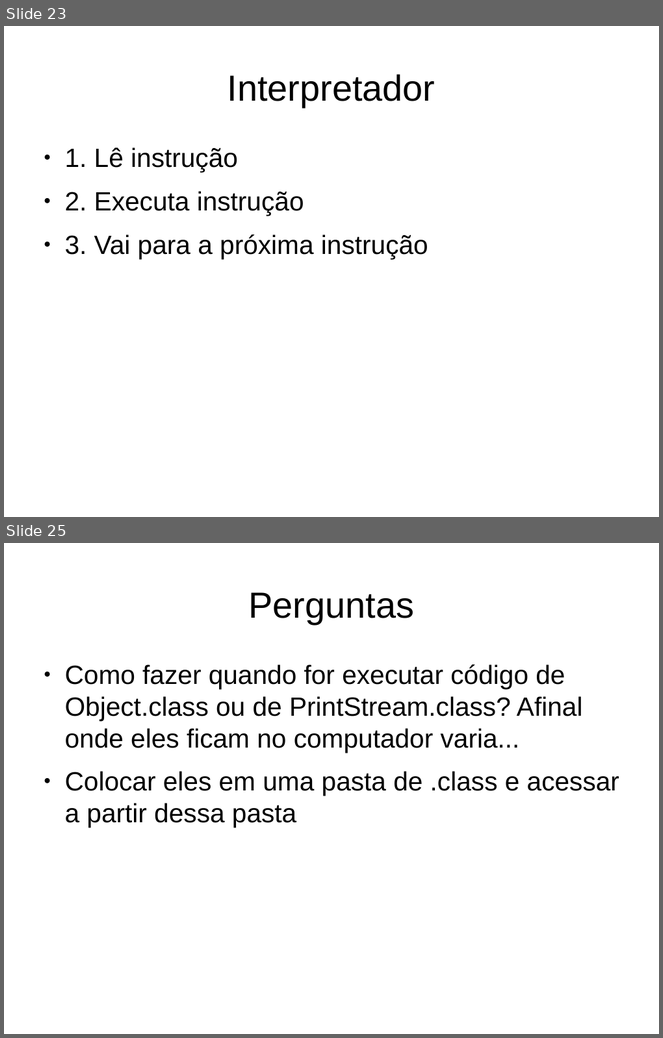
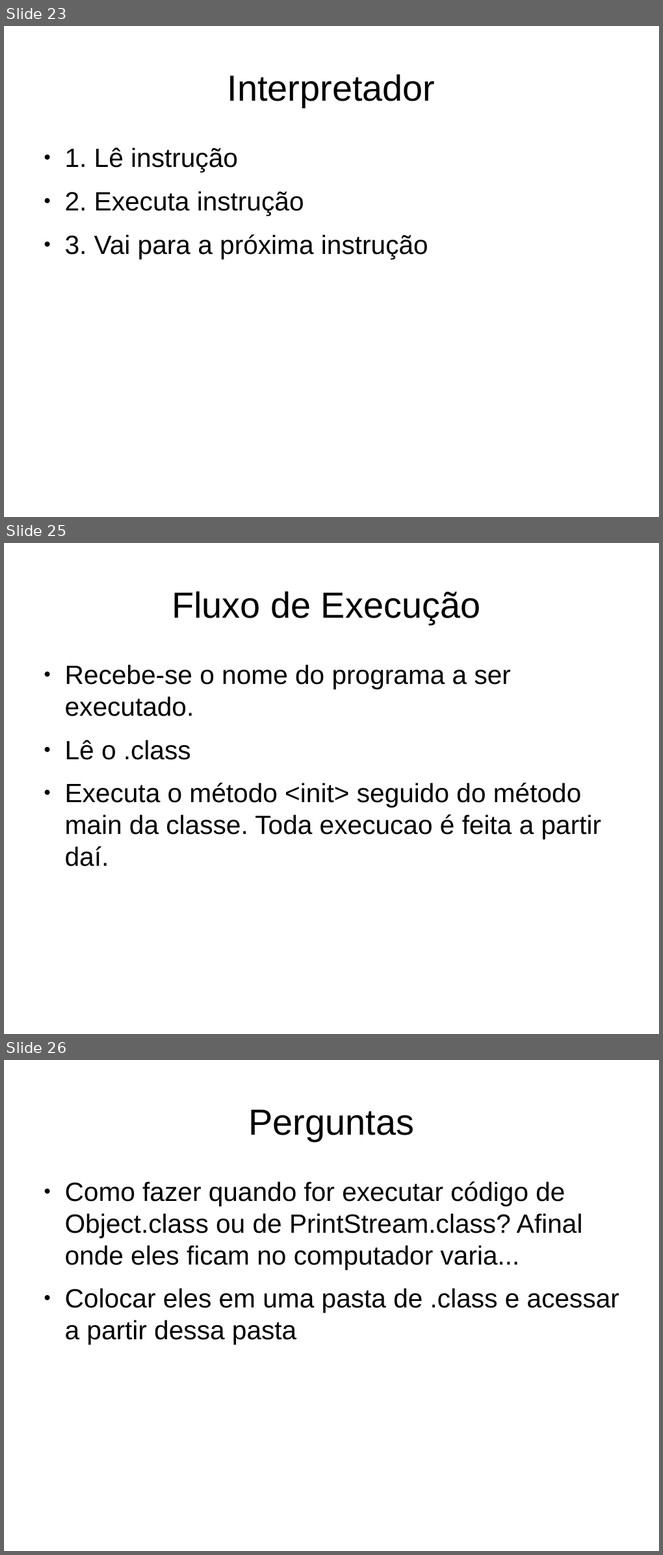
Before and after one commit to gabrielmm1234/jvm-sb, a slide deck: projetoLogico/apresentacao.odp. Shown one above the other, each under a label of ours: slides 23 and 25 before the commit, slides 23, 25 and 26 after it; the slides between them are not shown. The pictures are 663x1038 and 663x1555 pixels, drawn with LibreOffice and Linux fonts; fonts in the diff are those of the drawing. Boxes give left, top, right and bottom in pixels: in the first picture for what was removed or moved away, otherwise in the second. Text is boxed around its words. In the diff, an @@ line names an element or a change of style, - is before the commit and + after.

```diff
--- a/projetoLogico/apresentacao.odp
+++ b/projetoLogico/apresentacao.odp
@@ slide 25 added at [4, 543, 659, 1034], background #FFFFFF @@
@@ title added at [172, 591, 480, 624], 44 pt, text #000000 @@
+Fluxo de Execução
@@ text added at [65, 665, 602, 867], 32 pt, text #000000 @@
+● Recebe-se o nome do programa a ser executado.
+● Lê o .class
+● Executa o método <init> seguido do método main da classe. Toda execucao é feita a partir daí.
@@ what was slide 25 is now slide 26 @@
```
Also in this commit, not shown: 5 slides changed, 1 other slide added, 1 slide removed.
